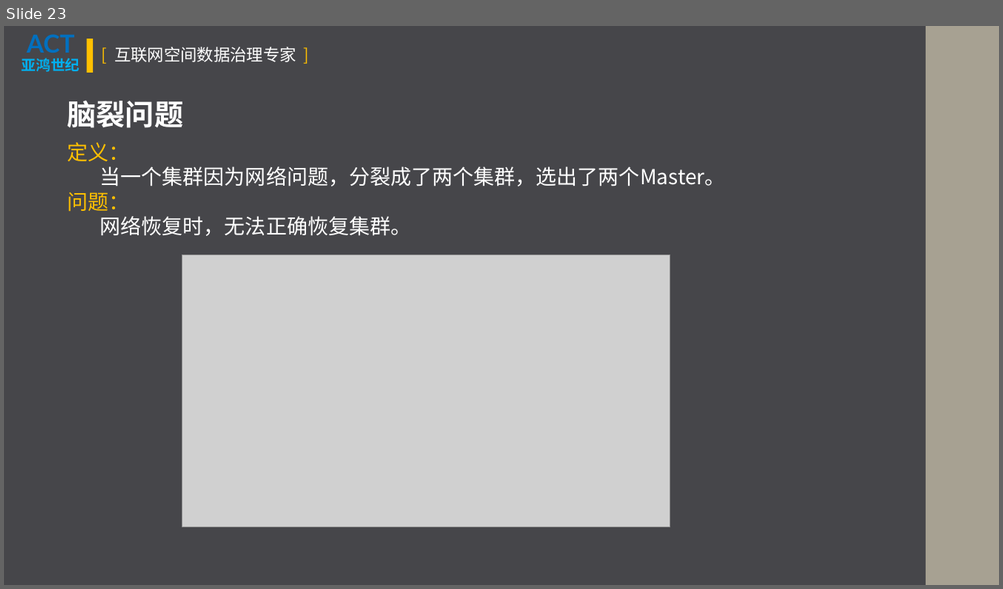
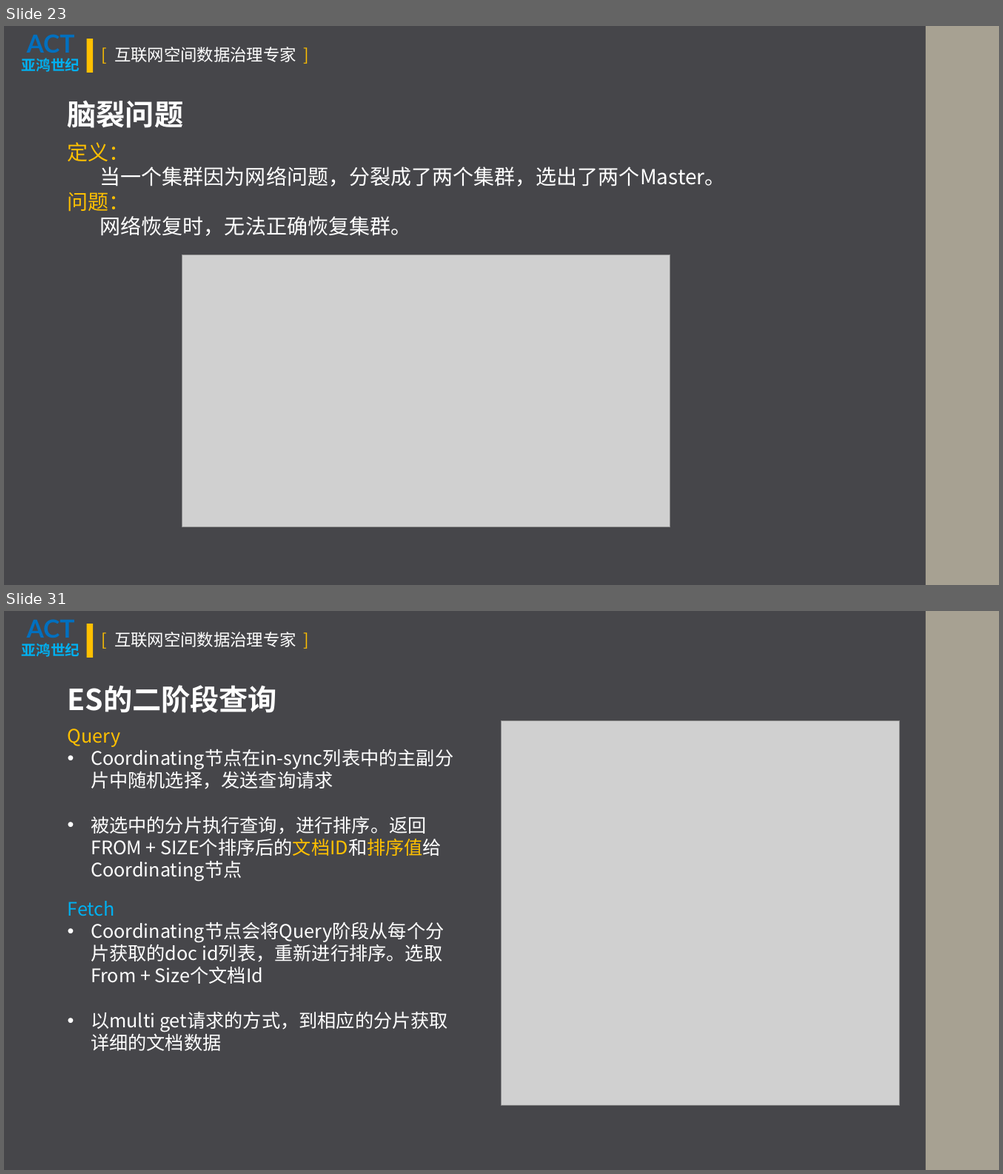
Before and after one commit to VincentMLiu/BigMingNotes, a slide deck: Memory Palace/Elasticsearch/ElasticSearch基本原理.pptx. Shown one above the other, each under a label of ours: slide 23 before the commit, slides 23 and 31 after it; the slides between them are not shown. The pictures are 1003x589 and 1003x1174 pixels, drawn with LibreOffice and Linux fonts; fonts in the diff are those of the drawing; grey boxes stand for pictures. Boxes give left, top, right and bottom in pixels: in the first picture for what was removed or moved away, otherwise in the second. Text is boxed around its words. In the diff, an @@ line names an element or a change of style, - is before the commit and + after.

```diff
--- a/Memory Palace/Elasticsearch/ElasticSearch基本原理.pptx
+++ b/Memory Palace/Elasticsearch/ElasticSearch基本原理.pptx
@@ slide 31 added at box(4, 611, 999, 1170), background #46464A; not listed: 4 template elements that a slide beside it also shows @@
@@ text added at box(68, 685, 277, 713), 28 pt, text #FFFFFF, bold @@
+ES的二阶段查询
@@ picture added at box(502, 721, 899, 1106) @@
@@ text added at box(68, 729, 453, 855), 18 pt, text #FFFFFF @@
+Query
+• Coordinating节点在in-sync列表中的主副分片中随机选择，发送查询请求
+• 被选中的分片执行查询，进行排序。返回FROM + SIZE个排序后的文档ID和排序值给Coordinating节点
@@ text added at box(68, 901, 448, 1051), 18 pt, text #FFFFFF @@
+Fetch
+• Coordinating节点会将Query阶段从每个分片获取的doc id列表，重新进行排序。选取From + Size个文档Id
+• 以multi get请求的方式，到相应的分片获取详细的文档数据
```
Also in this commit, not shown: 13 slides changed, 23 other slides added, 6 slides removed, 25 other files.
